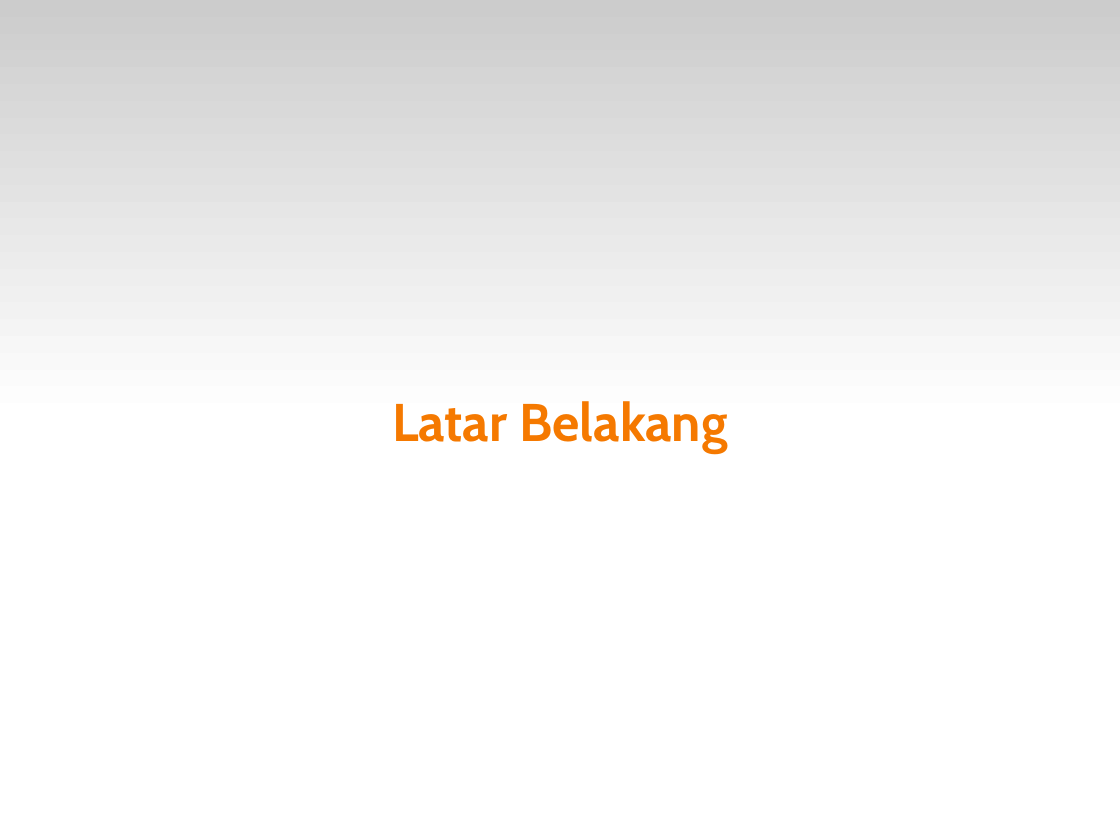
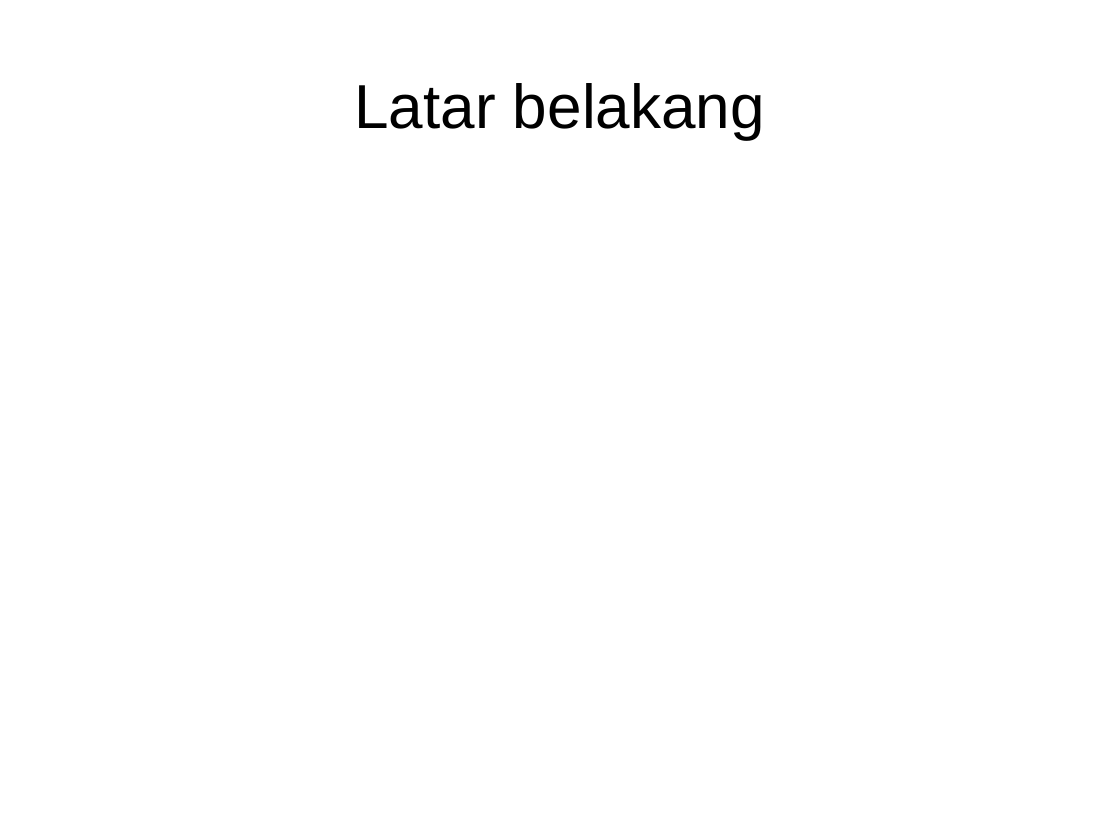
Before and after one commit to muhammadghazali/ghanoz-json-skripsi, a slide deck: slide 4 of slide-presentasi/presentasi-tugas-akhir.odp (slide 2 before the commit). Drawn at 1120x840 pixels with LibreOffice and Linux fonts; fonts in the diff are those of the drawing. Boxes give left, top, right and bottom in pixels: in the first picture for what was removed or moved away, otherwise in the second. Text is boxed around its words. In the diff, an @@ line names an element or a change of style, - is before the commit and + after.

```diff
--- a/slide-presentasi/presentasi-tugas-akhir.odp
+++ b/slide-presentasi/presentasi-tugas-akhir.odp
@@ rectangle removed at box(0, 0, 1120, 420) @@
@@ title at box(354, 83, 765, 139): text changed; size 37.6 to 44 pt; font Cabin to Arial; text colour #F57900 to #000000; bold off @@
-Latar Belakang
+Latar belakang
```
Also in this commit, not shown: 5 slides added, 2 slides removed, 2 other files.
